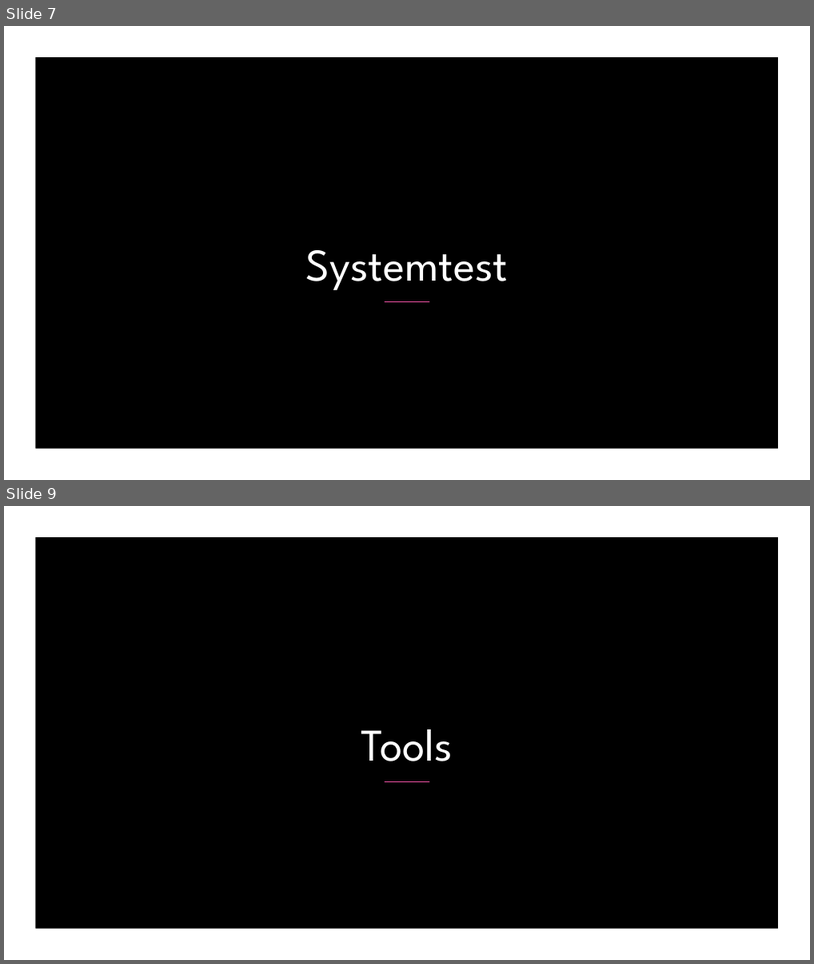
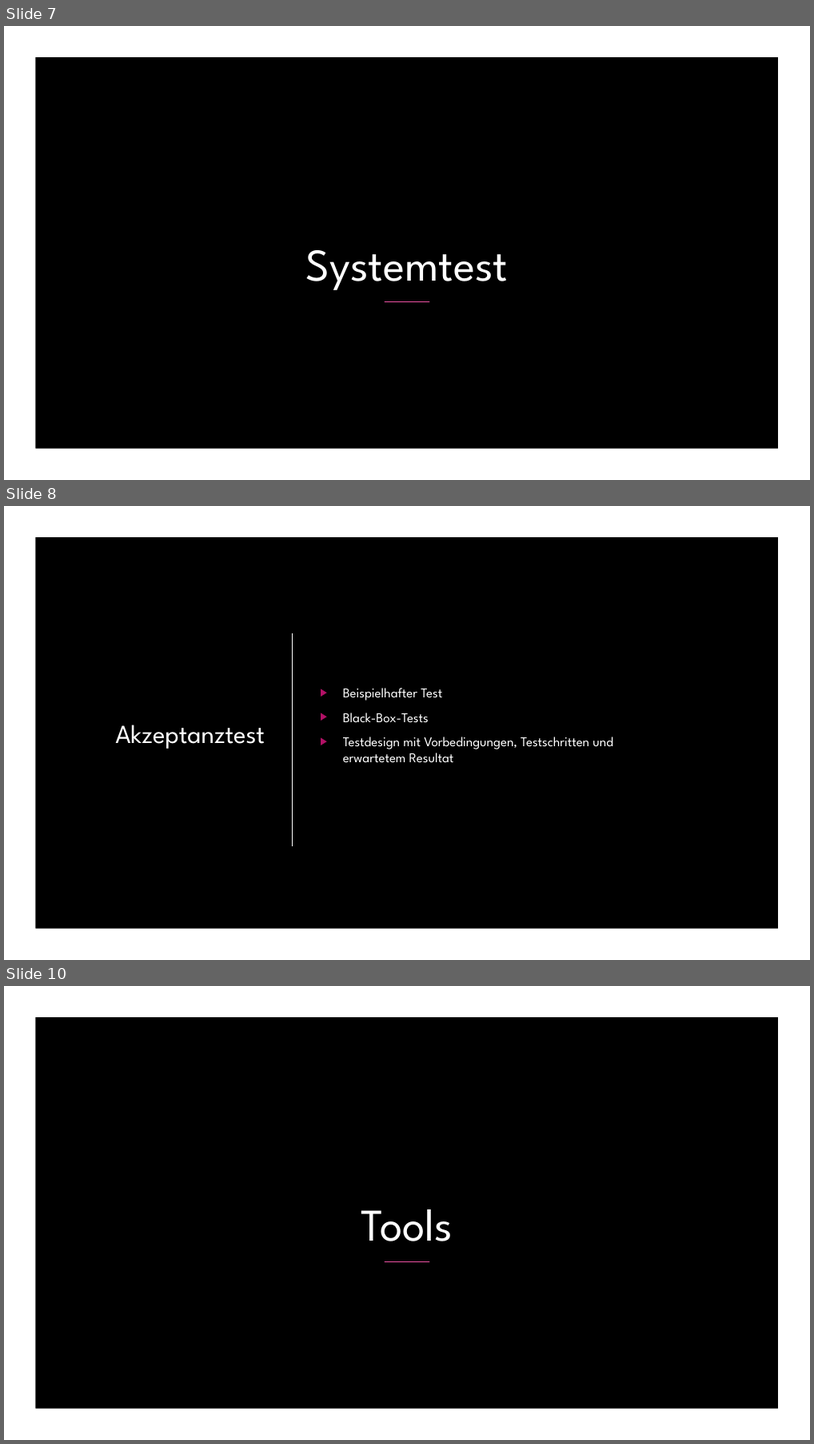
Before and after one commit to yourChoiceHO/Documentation, a slide deck: Präsentation/YourChoice.pptx. Shown one above the other, each under a label of ours: slides 7 and 9 before the commit, slides 7, 8 and 10 after it; the slides between them are not shown. The pictures are 814x964 and 814x1444 pixels, drawn with LibreOffice and Linux fonts; fonts in the diff are those of the drawing; background and template pictures are left out. Boxes give left, top, right and bottom in pixels: in the first picture for what was removed or moved away, otherwise in the second. Text is boxed around its words. In the diff, an @@ line names an element or a change of style, - is before the commit and + after.

```diff
--- a/Präsentation/YourChoice.pptx
+++ b/Präsentation/YourChoice.pptx
@@ slide 8 added at (4, 506, 810, 960), background picture (left out); not listed: 4 template elements that a slide beside it also shows @@
@@ freeform shape added at (4, 506, 810, 960), fill #000000 @@
@@ rectangle added at (4, 506, 810, 960), fill #000000 @@
@@ freeform shape added at (4, 506, 810, 960), fill #FFFFFF @@
@@ rectangle added at (694, 506, 740, 582), fill #B31166 @@
@@ line added from (292, 634) to (292, 845), #FFFFFF 1.25 pt @@
@@ text added at (343, 688, 614, 763), 16 pt, text #FFFFFF @@
+▶ Beispielhafter Test
+▶ Black-Box-Tests
+▶ Testdesign mit Vorbedingungen, Testschritten und erwartetem Resultat
@@ title added at (115, 724, 265, 748), 31 pt, text #FFFFFF @@
+Akzeptanztest
@@ what was slide 9 is now slide 10 @@
```
Also in this commit, not shown: 1 other slide added, 1 slide removed.
